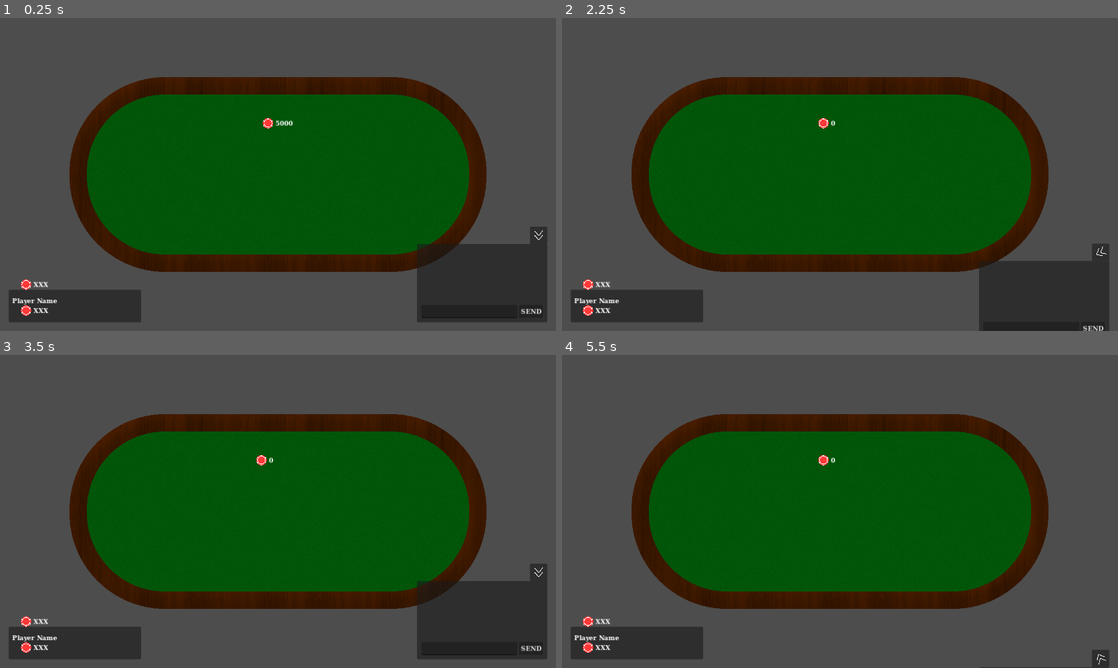
Above: before the commit, frames 1-4 (two rows, left to right).
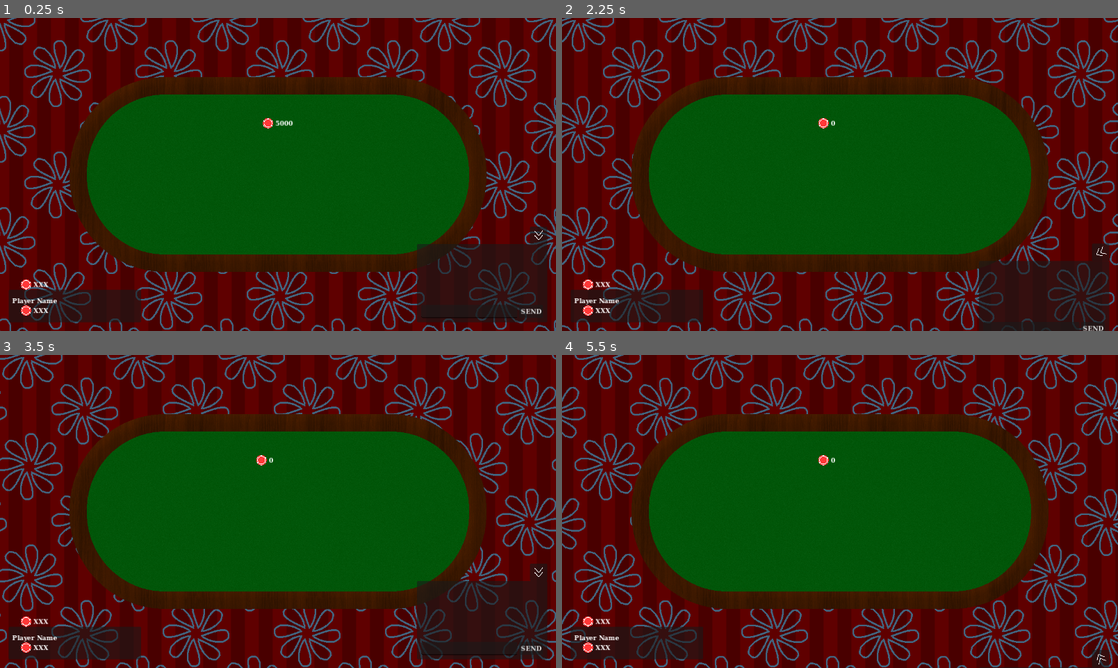
Above: after the commit, the same moments.

Repository: rwilson02/Poker-Party
Game: Godot game, scene res://scenes/Gameplay.tscn
Same seed, same stepped clock (60 frames per second), same inputs: the game is played once before the commit and once after it. This scene is started directly instead of the project's main scene.
Inputs (mouse positions are in pixels of both pictures, inside the frame that each line leads up to):
- Up to frame 1 (0.25 s): no input
- Up to frame 2 (2.25 s): click (1029, 312) at 0.52 s; type "12" at 0.6 s; click "SEND" at 1.25 s; click (1101, 233) at 2 s
- Up to frame 3 (3.5 s): click (539, 658) at 2.75 s
- Up to frame 4 (5.5 s): click "SEND" at 3.5 s; click "SEND" at 4.25 s; click (1101, 570) at 5 s

The runs differ from the first frame. In frame 1, 55% of the frame differs, in the area x 0-100%, y 0-100%; in frame 2, 55%; in frame 3, 54%; in frame 4, 56%.
Error in both runs: Invalid access to property or key '1' on a base object of type 'Dictionary'. (res://scripts/netgame.gd:103)

Commit message:
implement backgrounds in gameplay

Diff:
--- a/scenes/Gameplay.tscn
+++ b/scenes/Gameplay.tscn
@@ -1,12 +1,15 @@
-[gd_scene load_steps=19 format=3 uid="uid://bdhun1e2i03cn"]
+[gd_scene load_steps=22 format=3 uid="uid://bdhun1e2i03cn"]
 
 [ext_resource type="Script" path="res://scripts/gameplay/gameplay_main.gd" id="1_glytd"]
 [ext_resource type="Script" path="res://scripts/gameplay/gameplay_display.gd" id="2_lvqcw"]
+[ext_resource type="Texture2D" uid="uid://joc8iiskpk1v" path="res://textures/gameplay/background1.png" id="3_7xhbr"]
+[ext_resource type="Material" uid="uid://dt7t5rqe13vpi" path="res://textures/gameplay/scroll_shader.tres" id="3_b7hpk"]
 [ext_resource type="Texture2D" uid="uid://d060cb4eiywnv" path="res://textures/table.png" id="3_e3pou"]
 [ext_resource type="Script" path="res://scripts/gameplay/gameplay_betting.gd" id="3_xwsyi"]
 [ext_resource type="PackedScene" uid="uid://de2s5vw6wxn1u" path="res://scenes/ui/player_icon.tscn" id="4_26j3u"]
 [ext_resource type="PackedScene" uid="uid://cnd6j21isfrjj" path="res://scenes/ui/scorebug.tscn" id="4_otush"]
 [ext_resource type="Texture2D" uid="uid://d1vdkbk325lco" path="res://textures/ico_chips.png" id="4_rxcjr"]
+[ext_resource type="Script" path="res://scripts/gameplay/gameplay_display_bg.gd" id="5_5hwgm"]
 [ext_resource type="PackedScene" uid="uid://cl1k1vjj8jeil" path="res://scenes/ui/betting_bar.tscn" id="5_nnckb"]
 [ext_resource type="PackedScene" uid="uid://br8kujy37icgm" path="res://scenes/ui/rule_change_menu.tscn" id="6_5hbob"]
 [ext_resource type="Theme" uid="uid://b4yajy8yajabe" path="res://theming/general.tres" id="6_b6hf0"]
@@ -35,6 +38,17 @@
 [node name="Display" type="Node" parent="."]
 script = ExtResource("2_lvqcw")
 
+[node name="Background" type="TextureRect" parent="Display"]
+material = ExtResource("3_b7hpk")
+anchors_preset = 15
+anchor_right = 1.0
+anchor_bottom = 1.0
+grow_horizontal = 2
+grow_vertical = 2
+texture = ExtResource("3_7xhbr")
+stretch_mode = 1
+script = ExtResource("5_5hwgm")
+
 [node name="Table" type="TextureRect" parent="Display"]
 modulate = Color(0.678431, 0.678431, 0.678431, 1)
 anchors_preset = 15
--- /dev/null
+++ b/scripts/gameplay/gameplay_display_bg.gd
@@ -0,0 +1,32 @@
+extends Node
+
+@onready var mat = self.material
+
+const BG_RESCROLL_TIME = 3 * 60 # 3 minutes in seconds
+const BG_TEMPLATE = "res://textures/gameplay/background%d.png"
+
+var bg_num: int
+
+# Called when the node enters the scene tree for the first time.
+func _ready():
+	var get_circle_vec = func(): return Vector2(randf_range(-1,1), randf_range(-1,1)).normalized()
+
+	var bg_timer_a = Timer.new()
+	bg_timer_a.one_shot = false
+	bg_timer_a.timeout.connect(func():
+		mat.set_shader_parameter("dir", get_circle_vec.call())
+	)
+	add_child(bg_timer_a)
+	bg_timer_a.start(BG_RESCROLL_TIME)
+	mat.set_shader_parameter("dir", get_circle_vec.call())
+
+	var bg_timer_b = Timer.new()
+	bg_timer_b.one_shot = false
+	bg_timer_b.timeout.connect(func():
+		bg_num = (bg_num % 3) + 1
+		self.texture = load(BG_TEMPLATE % bg_num)
+	)
+	add_child(bg_timer_b)
+	bg_timer_b.start(BG_RESCROLL_TIME * 3)
+	bg_num = randi_range(1, 3)
+	self.texture = load(BG_TEMPLATE % bg_num)
--- /dev/null
+++ b/textures/gameplay/scroll_shader.gdshader
@@ -0,0 +1,9 @@
+shader_type canvas_item;
+
+uniform vec2 dir = vec2(0,0);
+const float SPEED = 0.075;
+
+void fragment() {
+	vec2 move = dir * TIME * SPEED;
+	COLOR = vec4(texture(TEXTURE, UV + move).rgb / 1.75, 1);
+}
--- /dev/null
+++ b/textures/gameplay/scroll_shader.tres
@@ -0,0 +1,7 @@
+[gd_resource type="ShaderMaterial" load_steps=2 format=3 uid="uid://dt7t5rqe13vpi"]
+
+[ext_resource type="Shader" path="res://textures/gameplay/scroll_shader.gdshader" id="1_7b1be"]
+
+[resource]
+shader = ExtResource("1_7b1be")
+shader_parameter/dir = null
Binary file added: textures/gameplay/background1.png
Not shown, added: textures/gameplay/background1.png.import
Binary file added: textures/gameplay/background2.png
Not shown, added: textures/gameplay/background2.png.import
Binary file added: textures/gameplay/background3.png
Not shown, added: textures/gameplay/background3.png.import
